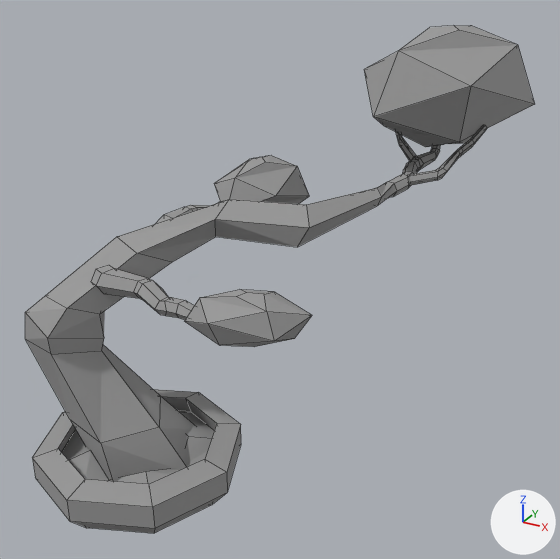
Renders of the COLLADA model CommunityGarden/CommunityGarden/art.scnassets/Bonsai.dae from each side of a commit.
Camera for both pictures: a 50 mm lens placed at (0.0124, -0.0233, 0.01), pointed at (-0.0003, -0.0002, -0.0016). The axes (+X, +Y, +Z) are drawn at lower right. The lights are the same throughout. Mesh edges are drawn as thin lines. Where no turn or scale is listed for an object, it has been applied to the vertices.

The scene before the commit, as lines of its bpy script (objects in view):
```python
mat_m0defaultmaterial = principled_material('m0DefaultMaterial')
mat_m0defaultmaterial.base_color = (0.319, 0.319, 0.319)  # grey #999999
mat_m0defaultmaterial.roughness = 0.9
me_meshid0_name = bpy.data.meshes.new('meshId0_name')
me_meshid0_name.from_pydata(...)  # 418 vertices, 388 faces; spans x -0.0067..0.0066, y -0.0094..0.0103, z -0.0083..0.0071
me_meshid0_name.materials.append(mat_m0defaultmaterial)  # grey #999999
ob_bonsai = bpy.data.objects.new('bonsai', me_meshid0_name)
ob_bonsai.location = (0.0, 0.0, 0.0)
```
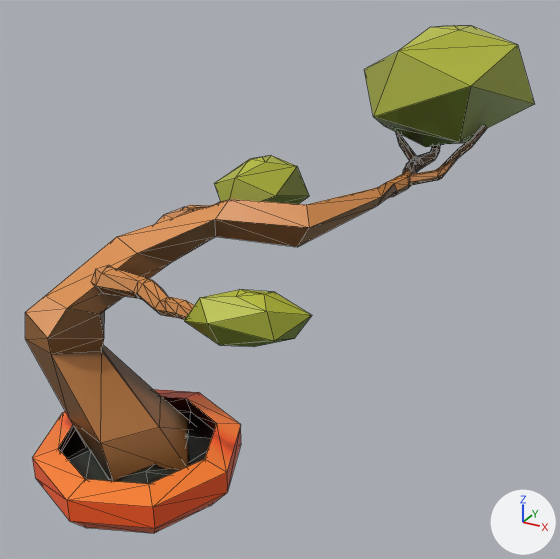
Location of each change, [x1, y1, x2, y2] in pixels of the pictures (560 x 559 px):
'bonsai', surface changed
    both: [25, 26, 534, 533]

What the commit changed:
Picture 'BonsaiTexture.png' (img_bonsaitexture_png) is new.
In material 'm0DefaultMaterial' (mat_m0defaultmaterial), base_color is no longer (0.319, 0.319, 0.319), grey #999999.
In material 'm0DefaultMaterial' (mat_m0defaultmaterial), texture is now set to img_bonsaitexture_png.
In material 'm0DefaultMaterial' (mat_m0defaultmaterial), roughness goes from 0.9 to 0.37.
